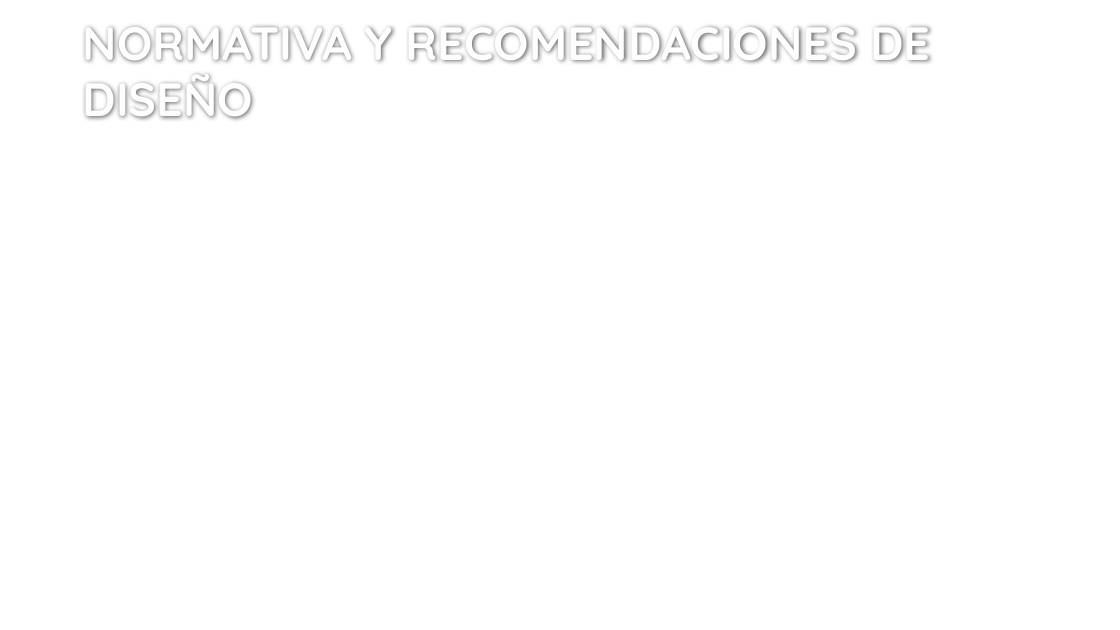
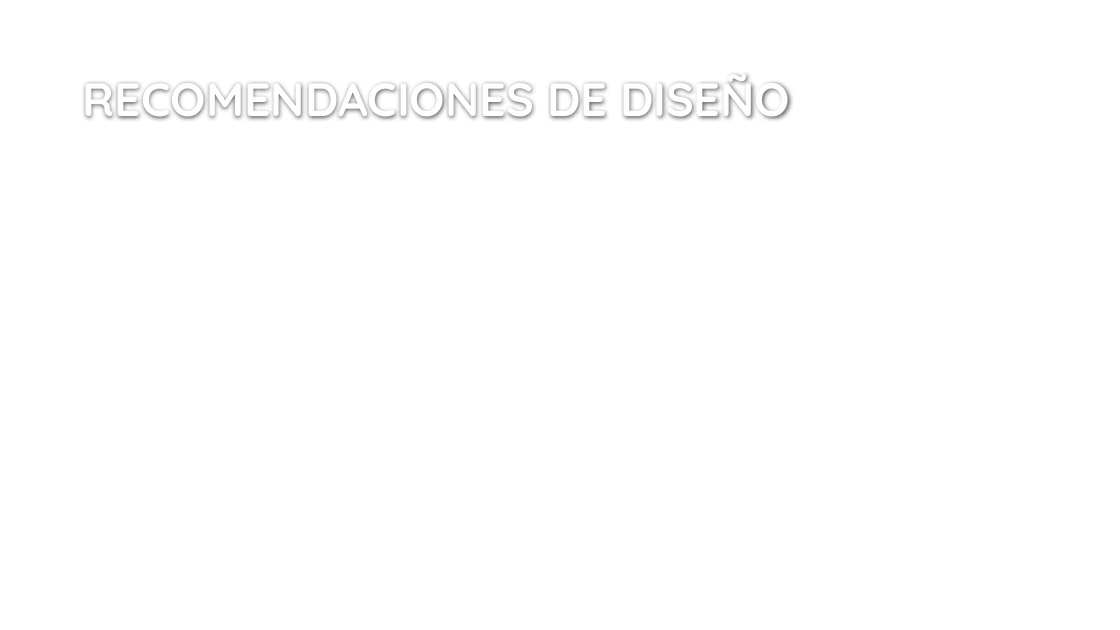
Before and after one commit to ppizarror/proyecto-CI6501, a slide deck: slide 5 of SISTEMAS CONSTRUCTIVOS EN ALBAÑILERIÁ.pptx. Drawn at 1120x630 pixels with LibreOffice and Linux fonts; fonts in the diff are those of the drawing; background and template pictures are left out. Boxes give left, top, right and bottom in pixels: in the first picture for what was removed or moved away, otherwise in the second. Text is boxed around its words. In the diff, an @@ line names an element or a change of style, - is before the commit and + after.

```diff
--- a/SISTEMAS CONSTRUCTIVOS EN ALBAÑILERIÁ.pptx
+++ b/SISTEMAS CONSTRUCTIVOS EN ALBAÑILERIÁ.pptx
@@ title at <box>83,75,790,119</box>: text changed @@
-NORMATIVA Y RECOMENDACIONES DE DISEÑO
+RECOMENDACIONES DE DISEÑO
```
Also in this commit, not shown: 6 other slides changed, 10 slides added, 3 slides removed.
